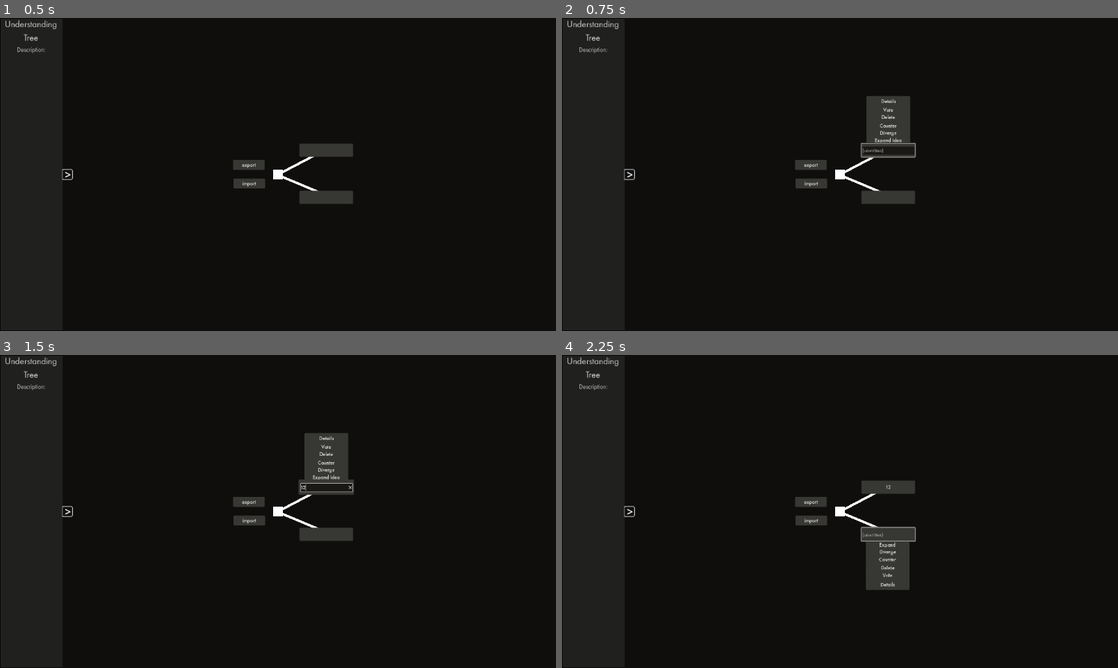
Above: before the commit, frames 1-4 (two rows, left to right).
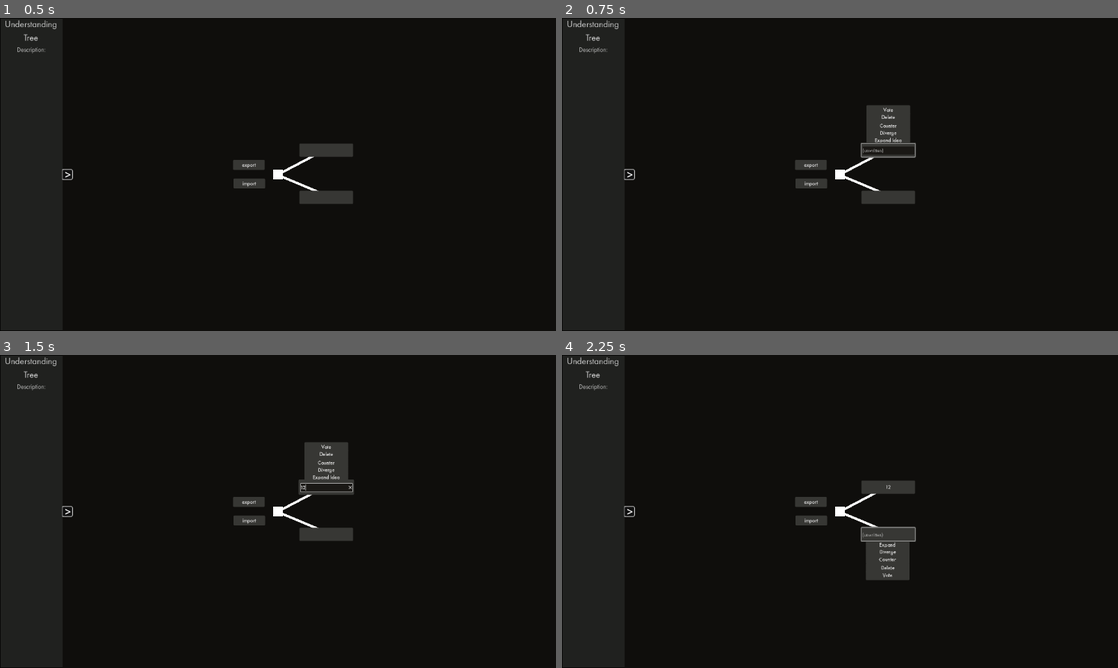
Above: after the commit, the same moments.

Repository: eqgy/understandingtree
Game: Godot game, scene res://understanding tree.tscn
The game is run twice, just before and just after one commit, with the same random seed, the same clock (stepped at 60 frames per second) and the same inputs.
Inputs (mouse positions are in pixels of both pictures, inside the frame that each line leads up to):
- Up to frame 1 (0.5 s): no input
- Up to frame 2 (0.75 s): click (890, 149) at 0.5 s
- Up to frame 3 (1.5 s): click (328, 486) at 1.27 s; type "12" at 1.35 s
- Up to frame 4 (2.25 s): click (890, 533) at 2 s

Frame 1 is identical in both runs. In frame 2, 0.2% of the frame differs, in the area x 54-63%, y 24-28%; in frame 3, 0.2%; in frame 4, 0.2%, in the area x 54-63%, y 71-76%.

Commit message:
Revert "Bug fixes and a start to adding a details button"
This reverts commit 71a826d378a6d7bf4bc246b4cfc5531e2ac457ac.

Diff:
--- a/application iterations/iteration 1/a node.tscn
+++ b/application iterations/iteration 1/a node.tscn
@@ -1,15 +1,12 @@
-[gd_scene load_steps=15 format=3 uid="uid://biijdxa5vbai2"]
+[gd_scene load_steps=12 format=3 uid="uid://biijdxa5vbai2"]
 
 [ext_resource type="Script" path="res://a_node.gd" id="1_lkhld"]
 [ext_resource type="Theme" uid="uid://bosbvfdtv48xf" path="res://node theme.tres" id="1_ssop8"]
 [ext_resource type="Script" path="res://leaf.gd" id="2_g56ri"]
-[ext_resource type="Script" path="res://label.gd" id="4_jeh8l"]
 [ext_resource type="Script" path="res://add_branch_button.gd" id="4_pq1f4"]
 [ext_resource type="Script" path="res://delete.gd" id="5_iskqk"]
-[ext_resource type="Script" path="res://line_edit_details.gd" id="5_mb0gu"]
 [ext_resource type="Script" path="res://line_edit.gd" id="6_3ocxf"]
 [ext_resource type="PackedScene" uid="uid://cqy0v20iux2nn" path="res://vote.tscn" id="6_pnrlj"]
-[ext_resource type="Script" path="res://details.gd" id="8_6qqdu"]
 
 [sub_resource type="Curve" id="Curve_ottr0"]
 _data = [Vector2(0, 1), 0.0, 0.0, 0, 0, Vector2(1, 1), 0.0, 0.0, 0, 0]
@@ -122,10 +119,10 @@
 [node name="Slider" parent="solution" instance=ExtResource("6_pnrlj")]
 visible = false
 layout_mode = 0
-offset_left = -84.0
-offset_top = -270.0
-offset_right = 18.0
-offset_bottom = -170.0
+offset_left = -26.0
+offset_top = -269.0
+offset_right = 76.0
+offset_bottom = -169.0
 
 [node name="LineEdit" type="LineEdit" parent="solution"]
 visible = false
@@ -139,45 +136,6 @@
 clear_button_enabled = true
 drag_and_drop_selection_enabled = false
 script = ExtResource("6_3ocxf")
-
-[node name="Details" type="Button" parent="solution"]
-visible = false
-layout_mode = 0
-offset_left = 21.0
-offset_top = -197.0
-offset_right = 202.0
-offset_bottom = -152.0
-text = "Details"
-script = ExtResource("8_6qqdu")
-
-[node name="Label" type="Label" parent="solution"]
-visible = false
-z_index = 4
-layout_mode = 0
-offset_left = -201.0
-offset_top = -208.0
-offset_right = -37.0
-offset_bottom = -2.0
-script = ExtResource("4_jeh8l")
-
-[node name="LineEdit_details" type="LineEdit" parent="solution/Label"]
-visible = false
-z_index = 4
-offset_left = -2.0
-offset_top = -2.0
-offset_right = 164.0
-offset_bottom = 204.0
-placeholder_text = "(unwritten)"
-script = ExtResource("5_mb0gu")
-
-[node name="ColorRect" type="ColorRect" parent="solution/Label"]
-z_index = 3
-layout_mode = 0
-offset_left = -1.0
-offset_top = -1.0
-offset_right = 162.0
-offset_bottom = 203.0
-color = Color(0.212305, 0.212305, 0.212305, 1)
 
 [node name="problem" type="Button" parent="."]
 z_index = 2
@@ -200,32 +158,6 @@
 script = ExtResource("2_g56ri")
 metadata/_edit_use_anchors_ = true
 
-[node name="Label" type="Label" parent="problem"]
-visible = false
-z_index = 4
-layout_mode = 0
-offset_left = -186.0
-offset_top = 20.0
-offset_right = -26.0
-offset_bottom = 223.0
-script = ExtResource("4_jeh8l")
-
-[node name="LineEdit_details" type="LineEdit" parent="problem/Label"]
-visible = false
-z_index = 4
-offset_left = -3.0
-offset_top = -2.0
-offset_right = 163.0
-offset_bottom = 204.0
-placeholder_text = "(unwritten)"
-script = ExtResource("5_mb0gu")
-
-[node name="ColorRect" type="ColorRect" parent="problem/Label"]
-layout_mode = 0
-offset_right = 162.0
-offset_bottom = 204.0
-color = Color(0.211765, 0.211765, 0.211765, 1)
-
 [node name="Line2D" type="Line2D" parent="problem"]
 z_index = -1
 position = Vector2(-87, 127)
@@ -294,10 +226,10 @@
 [node name="Slider" parent="problem" instance=ExtResource("6_pnrlj")]
 visible = false
 layout_mode = 0
-offset_left = -92.0
-offset_top = 244.0
-offset_right = 10.0
-offset_bottom = 344.0
+offset_left = -29.0
+offset_top = 227.0
+offset_right = 73.0
+offset_bottom = 327.0
 
 [node name="LineEdit" type="LineEdit" parent="problem"]
 visible = false
@@ -311,16 +243,6 @@
 clear_button_enabled = true
 drag_and_drop_selection_enabled = false
 script = ExtResource("6_3ocxf")
-
-[node name="Details" type="Button" parent="problem"]
-visible = false
-offset_left = 18.0
-offset_top = 213.0
-offset_right = 199.0
-offset_bottom = 258.0
-text = "Details
-"
-script = ExtResource("8_6qqdu")
 
 [node name="ColorRect" type="ColorRect" parent="."]
 anchors_preset = 8
@@ -347,7 +269,6 @@
 [connection signal="toggled" from="solution" to="solution/Counterargument" method="_on_button_toggled"]
 [connection signal="toggled" from="solution" to="solution/Delete" method="_on_solution_toggled"]
 [connection signal="toggled" from="solution" to="solution/Vote" method="_on_solution_toggled"]
-[connection signal="toggled" from="solution" to="solution/Details" method="_on_solution_toggled"]
 [connection signal="pressed" from="solution/Expand Idea" to="." method="solution_expand"]
 [connection signal="pressed" from="solution/Divergent Idea" to="." method="solution_diverge"]
 [connection signal="pressed" from="solution/Counterargument" to="." method="solution_counterarg"]
@@ -360,7 +281,6 @@
 [connection signal="toggled" from="problem" to="problem/Counterargument" method="_on_button_toggled"]
 [connection signal="toggled" from="problem" to="problem/Delete" method="_on_problem_toggled"]
 [connection signal="toggled" from="problem" to="problem/Vote" method="_on_problem_toggled"]
-[connection signal="toggled" from="problem" to="problem/Details" method="_on_problem_toggled"]
 [connection signal="pressed" from="problem/Expand Idea" to="." method="problem_expand"]
 [connection signal="pressed" from="problem/Divergent Idea" to="." method="problem_diverge"]
 [connection signal="pressed" from="problem/Counterargument" to="." method="problem_counterarg"]
--- a/application iterations/iteration 1/a_node.gd
+++ b/application iterations/iteration 1/a_node.gd
@@ -447,7 +447,6 @@
 		parent.has_counterarg = false;
 	for child in $solution.get_children():
 		if (child.get_class() == "Node2D"): #No matter what delete all of the child nodes off of the node
-			adjust_ids(child.id)
 			child.queue_free()
 	if $solution.visible:
 		$solution.visible = false
@@ -512,7 +511,6 @@
 
 	for child in $problem.get_children(): #Delete all of the node's children
 		if (child.get_class() == "Node2D"): #No matter what delete all of the child nodes off of the node
-			adjust_ids(child.id)
 			child.queue_free()
 
 	if $problem.visible:
--- a/application iterations/iteration 1/details.gd
+++ /dev/null
@@ -1,18 +0,0 @@
-extends Button
-
-
-# Called when the node enters the scene tree for the first time.
-func _ready() -> void:
-	pass # Replace with function body.
-
-
-# Called every frame. 'delta' is the elapsed time since the previous frame.
-func _process(delta: float) -> void:
-	pass
-
-func _on_solution_toggled(toggled_on):
-	visible = toggled_on
-
-
-func _on_problem_toggled(toggled_on):
-	visible = toggled_on
--- a/application iterations/iteration 1/label.gd
+++ /dev/null
@@ -1,20 +0,0 @@
-extends Label
-
-
-# Called when the node enters the scene tree for the first time.
-func _ready() -> void:
-	pass # Replace with function body.
-
-
-# Called every frame. 'delta' is the elapsed time since the previous frame.
-func _process(delta: float) -> void:
-	pass
-
-
-
-func _on_solution_details_pressed():
-	visible = !visible
-
-
-func _on_problem_details_pressed():
-	visible = !visible
--- a/application iterations/iteration 1/line_edit_details.gd
+++ /dev/null
@@ -1,11 +0,0 @@
-extends LineEdit
-
-
-# Called when the node enters the scene tree for the first time.
-func _ready() -> void:
-	pass # Replace with function body.
-
-
-# Called every frame. 'delta' is the elapsed time since the previous frame.
-func _process(delta):
-	pass
--- a/application iterations/iteration 1/tree functions.gd
+++ b/application iterations/iteration 1/tree functions.gd
@@ -123,6 +123,7 @@
 			child.problem_leaf.visible = true
 		elif nodetype == 2:
 			child = par.solution_expand()
+
 			child.solution_leaf.visible = true
 		elif nodetype == 3:
 			child = par.problem_diverge()
Not shown, changed: application iterations/iteration 1/data/export1.txt
